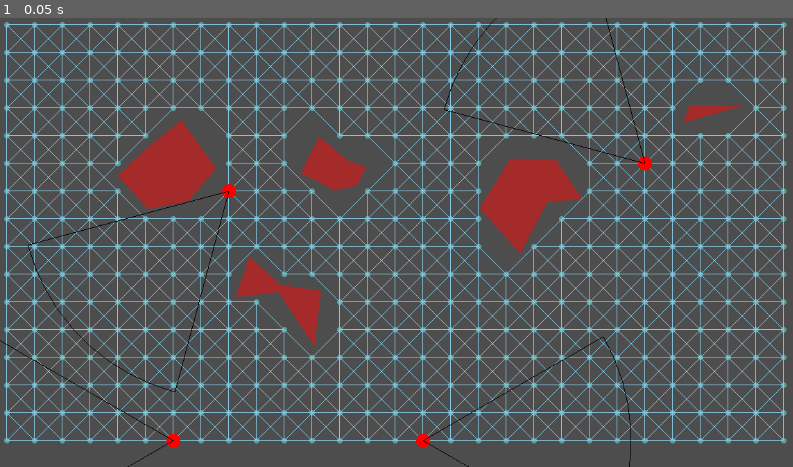
Above: before the commit, frame 1.
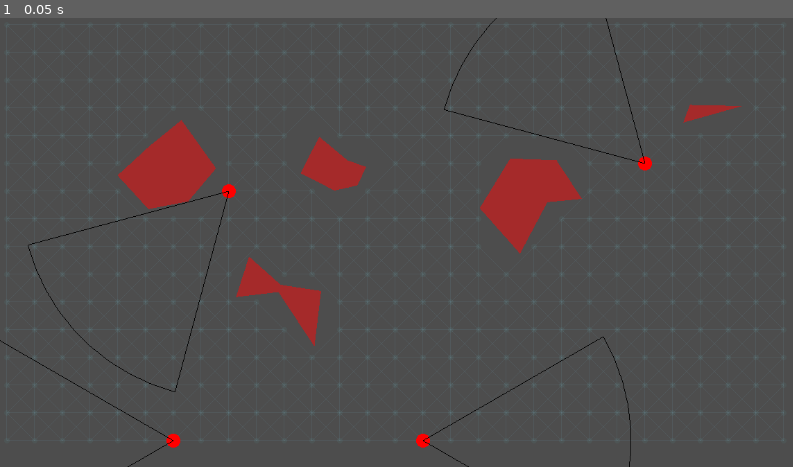
Above: after the commit, the same moment.

Repository: MagnusLucas/ai_2_tps
Game: Godot game, scene res://main.tscn
The game is run twice, just before and just after one commit, with the same random seed, the same clock (stepped at 60 frames per second) and the same inputs.
Inputs:
- Up to frame 1 (0.05 s): no input

The runs differ from the first frame. In frame 1, 16% of the frame differs, in the area x 0-100%, y 0-95%.

Commit message:
Fixed typo and changed graph transparency

Diff:
--- a/Globals.gd
+++ b/Globals.gd
@@ -1,3 +1,4 @@
 extends Node
 
-const RADIUS = 10
+const RADIUS = 10 # of a player
+const GRAPH_VISIBILITY = .1
--- a/Obstacle.gd
+++ b/Obstacle.gd
@@ -16,4 +16,4 @@
 func _input(event: InputEvent) -> void:
 	if event is InputEventMouseButton and event.button_index == MOUSE_BUTTON_LEFT and event.is_pressed():
 		#print(Character.check_if_placable(get_global_mouse_position(),get_parent().obstacles))
-		Character.check_if_placable(get_global_mouse_position(),get_parent().obstacles)
+		Character.check_if_placeable(get_global_mouse_position(),get_parent().obstacles)
--- a/character/Character.gd
+++ b/character/Character.gd
@@ -19,10 +19,11 @@
 	COLLECT_ARMOR,
 }
 
-static func check_if_placable(a_position, a_obstacles):
+# For generating the graph. Checks if the character can be placed in a_position where you want to create a node
+static func check_if_placeable(a_position, a_obstacles):
 	for obstacle in a_obstacles:
-		const accuracy = 36
-		for angle_to_check in range(0., 360., 360. / accuracy):
+		const accuracy_divisor = 36 # bigger => higher accuracy
+		for angle_to_check in range(0., 360., 360. / accuracy_divisor):
 			var in_radians = deg_to_rad(angle_to_check)
 			if obstacle.is_point_inside(a_position + Vector2.RIGHT.rotated(in_radians) * Globals.RADIUS):
 				return false
--- a/graph/MyGraph.gd
+++ b/graph/MyGraph.gd
@@ -4,6 +4,7 @@
 var nodes = {}
 var edges = []
 
+# To place things randomly in reachable areas of the map
 func get_random_node():
 	var node_keys = nodes.keys()
 	var random_key = node_keys[randi_range(0, node_keys.size())]
@@ -18,7 +19,7 @@
 	for y in range(Globals.RADIUS, window_size.y - Globals.RADIUS, ACCURACY):
 		for x in range(Globals.RADIUS, window_size.x - Globals.RADIUS, ACCURACY):
 			var node_position = Vector2(x, y)
-			if Character.check_if_placable(node_position, obstacles):
+			if Character.check_if_placeable(node_position, obstacles):
 				var node = MyGraphNode.new()
 				node.position = node_position
 				add_child(node)
--- a/graph/MyGraphEdge.gd
+++ b/graph/MyGraphEdge.gd
@@ -17,4 +17,5 @@
 
 func _draw() -> void:
 	if connected_nodes["from"] != null and connected_nodes["to"] != null:
-		draw_line(connected_nodes["from"].position, connected_nodes["to"].position, Color.SKY_BLUE)
+		const color = Color.SKY_BLUE
+		draw_line(connected_nodes["from"].position, connected_nodes["to"].position, Color(color, Globals.GRAPH_VISIBILITY))
--- a/graph/MyGraphNode.gd
+++ b/graph/MyGraphNode.gd
@@ -4,4 +4,5 @@
 var connected_edges = []
 
 func _draw() -> void:
-	draw_circle(Vector2.ZERO, 4, Color.CADET_BLUE)
+	const color = Color.CADET_BLUE
+	draw_circle(Vector2.ZERO, 4, Color(color, Globals.GRAPH_VISIBILITY))
--- a/main.gd
+++ b/main.gd
@@ -5,6 +5,7 @@
 var characters = []
 
 # Called when the node enters the scene tree for the first time.
+# Places obstacles, creates the graph and randomly places players in nodes of the graph
 func _ready() -> void:
 	for i in range(5):
 		create_obstacle()
